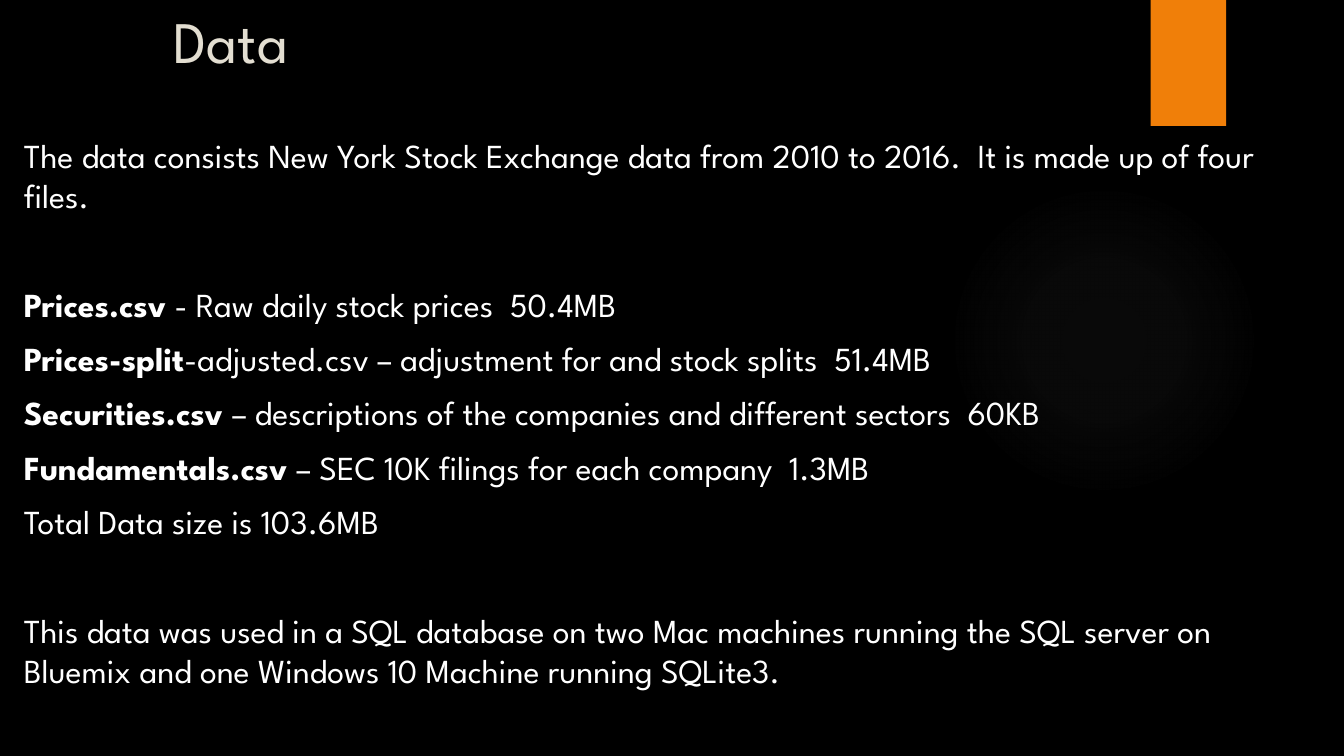
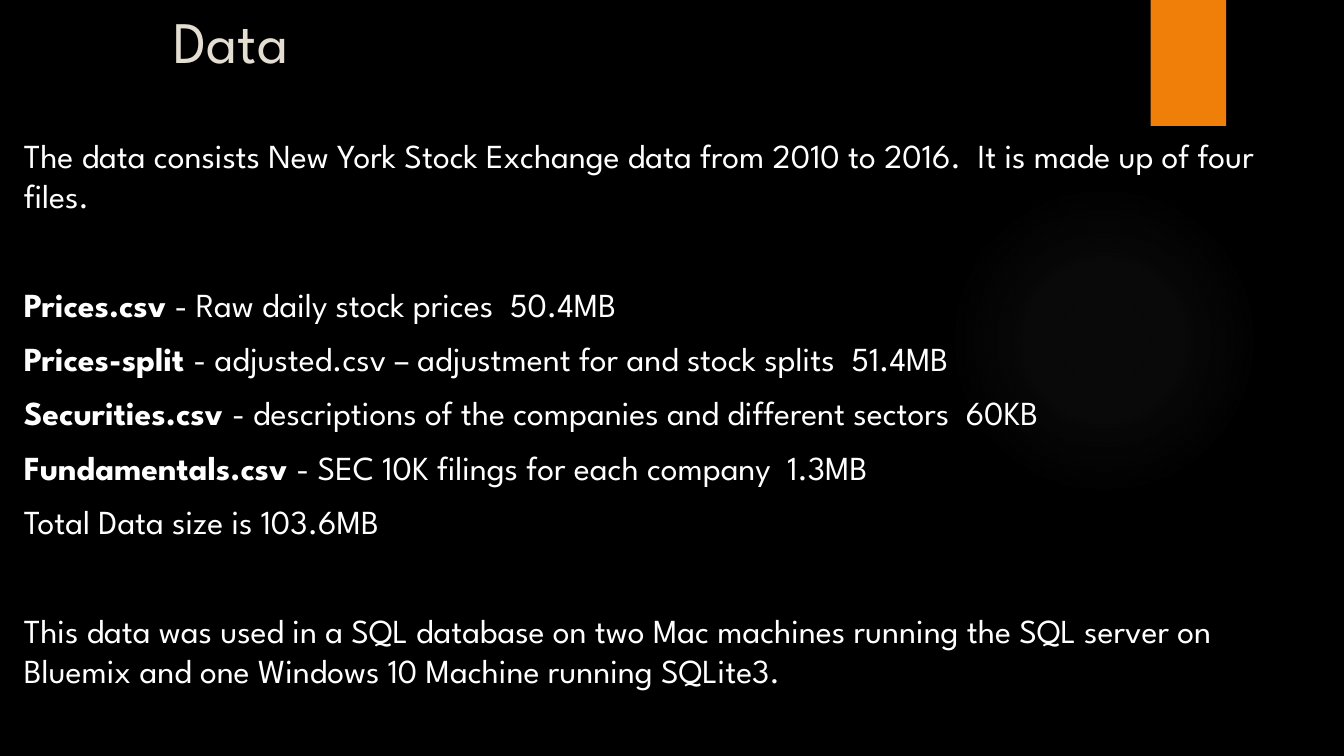
Before and after one commit to DSSMU/MSDS7330_Project, a slide deck: slide 3 of NYSE Analysis With MySQL.pptx. Drawn at 1344x756 pixels with LibreOffice and Linux fonts; fonts in the diff are those of the drawing; background and template pictures are left out. Boxes give left, top, right and bottom in pixels: in the first picture for what was removed or moved away, otherwise in the second. Text is boxed around its words. In the diff, an @@ line names an element or a change of style, - is before the commit and + after.

```diff
--- a/NYSE Analysis With MySQL.pptx
+++ b/NYSE Analysis With MySQL.pptx
@@ text at (24,347,1038,488): text changed @@
-Prices-split-adjusted.csv – adjustment for and stock splits 51.4MB
-Securities.csv – descriptions of the companies and different sectors 60KB
-Fundamentals.csv – SEC 10K filings for each company 1.3MB
+Prices-split - adjusted.csv – adjustment for and stock splits 51.4MB
+Securities.csv - descriptions of the companies and different sectors 60KB
+Fundamentals.csv - SEC 10K filings for each company 1.3MB
```
Also in this commit, not shown: 2 other slides changed, 4 other files.
